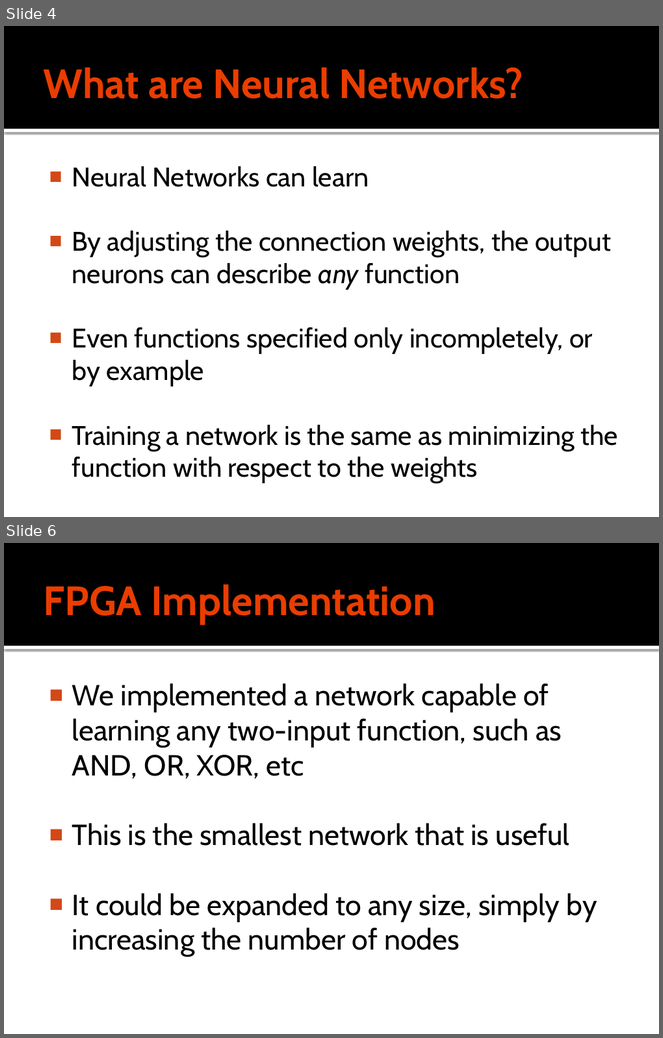
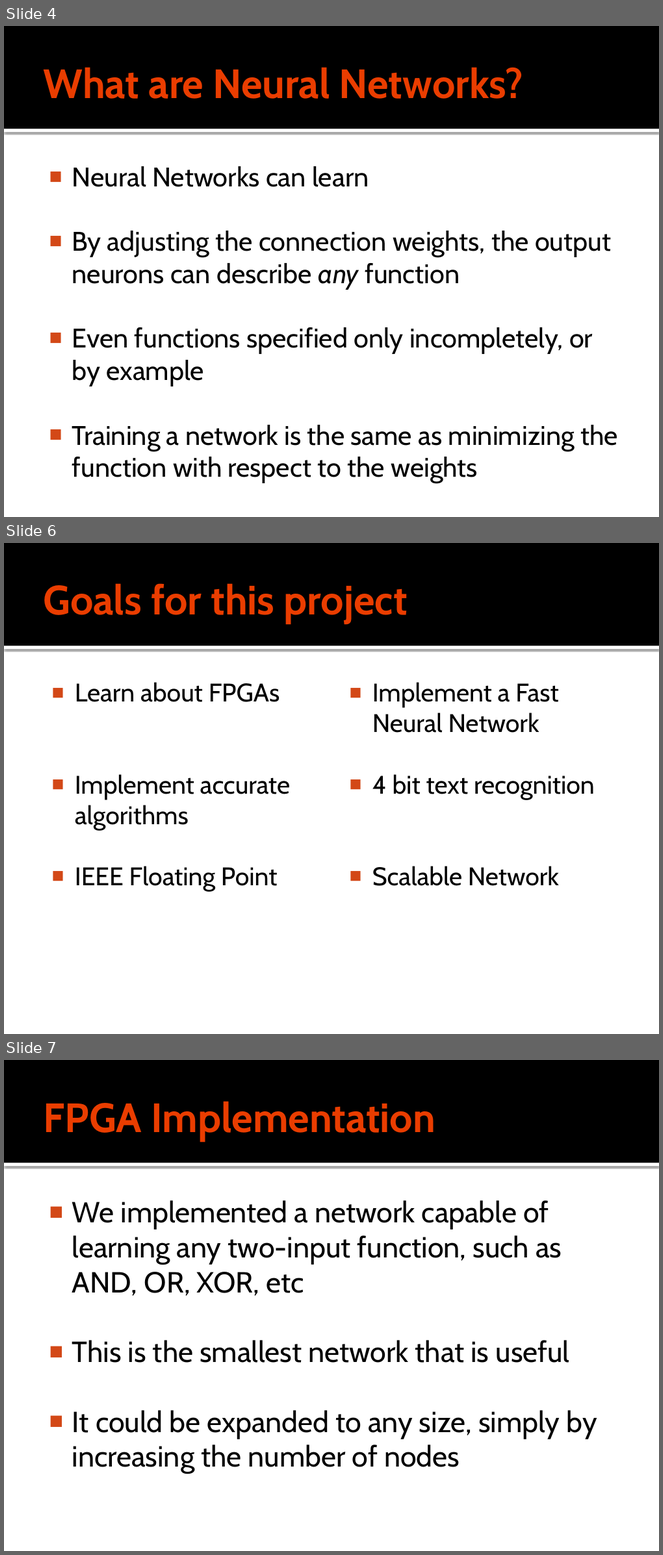
Before and after one commit to Linsen0707/dsd-neural-network, a slide deck: Docs/FPGA Neural Network.pptx. Shown one above the other, each under a label of ours: slides 4 and 6 before the commit, slides 4, 6 and 7 after it; the slides between them are not shown. The pictures are 663x1038 and 663x1555 pixels, drawn with LibreOffice and Linux fonts; fonts in the diff are those of the drawing. Boxes give left, top, right and bottom in pixels: in the first picture for what was removed or moved away, otherwise in the second. Text is boxed around its words. In the diff, an @@ line names an element or a change of style, - is before the commit and + after.

Commit message:
added new slide for goals

```diff
--- a/Docs/FPGA Neural Network.pptx
+++ b/Docs/FPGA Neural Network.pptx
@@ slide 6 added at box(4, 543, 659, 1034), background #FFFFFF; not listed: 2 template elements that a slide beside it also shows @@
@@ title added at box(43, 583, 408, 624), 45 pt, text #EA3D00, bold @@
+Goals for this project
@@ text added at box(75, 682, 290, 891), 28 pt, text #000000 @@
+■ Learn about FPGAs
+■ Implement accurate algorithms
+■ IEEE Floating Point
@@ text added at box(373, 682, 595, 886), 28 pt, text #000000 @@
+■ Implement a Fast Neural Network
+■ 4 bit text recognition
+■ Scalable Network
@@ what was slide 6 is now slide 7 @@
```
Also in this commit, not shown: 2 slides changed.
